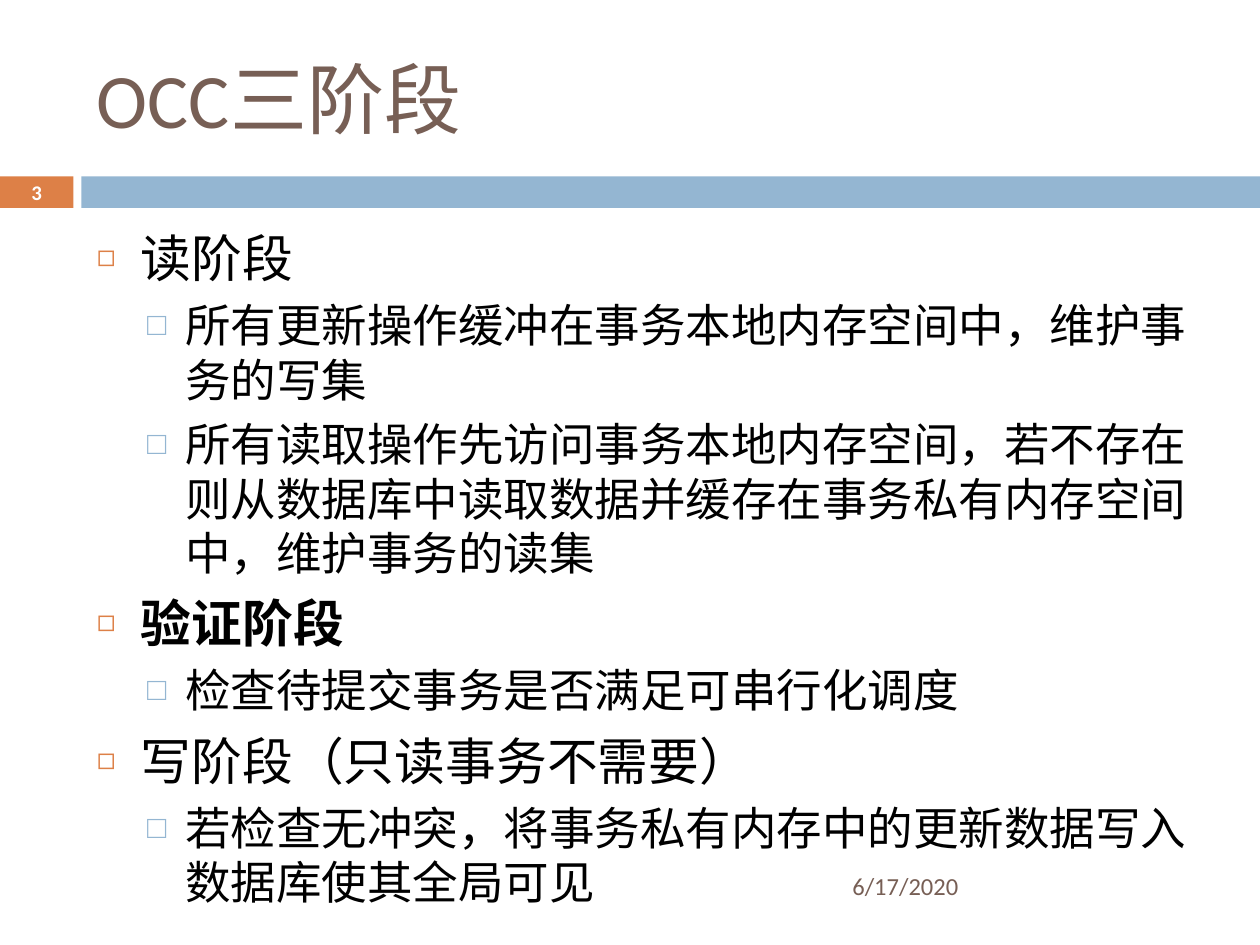
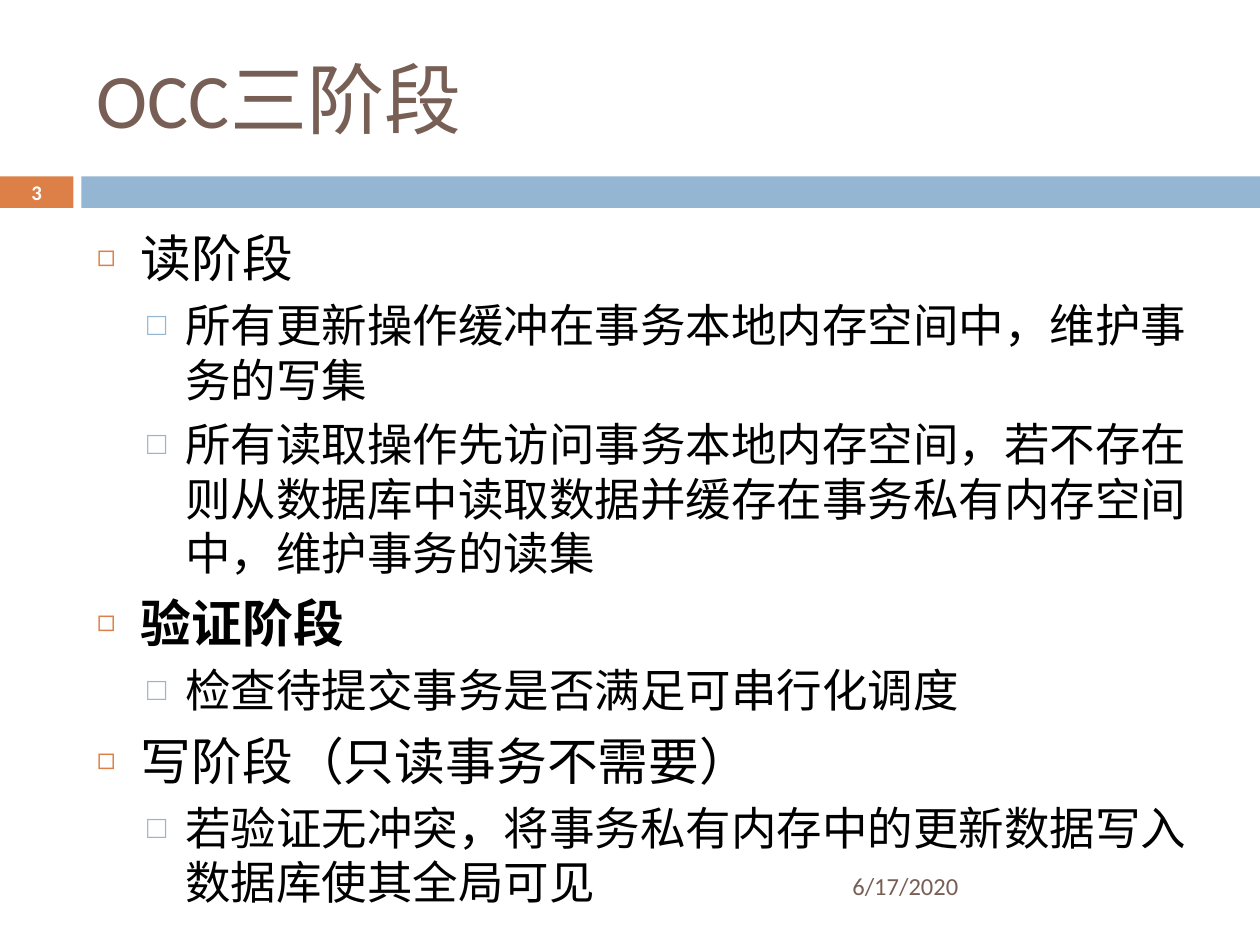
Before and after one commit to ZhangZihao270/DaSE_DBMS_Implemention, a slide deck: slide 3 of 并发控制/cc_occ/slides/cc_occ.pptx. Drawn at 1260x945 pixels with LibreOffice and Linux fonts; fonts in the diff are those of the drawing; background and template pictures are left out. Boxes give left, top, right and bottom in pixels: in the first picture for what was removed or moved away, otherwise in the second. Text is boxed around its words. In the diff, an @@ line names an element or a change of style, - is before the commit and + after.

Commit message:
update occ slides

```diff
--- a/并发控制/cc_occ/slides/cc_occ.pptx
+++ b/并发控制/cc_occ/slides/cc_occ.pptx
@@ text at [185,806,1186,903]: text changed @@
-  □ 若检查无冲突，将事务私有内存中的更新数据写入数据库使其全局可见
+  □ 若验证无冲突，将事务私有内存中的更新数据写入数据库使其全局可见
```
Also in this commit, not shown: 2 other slides changed.
